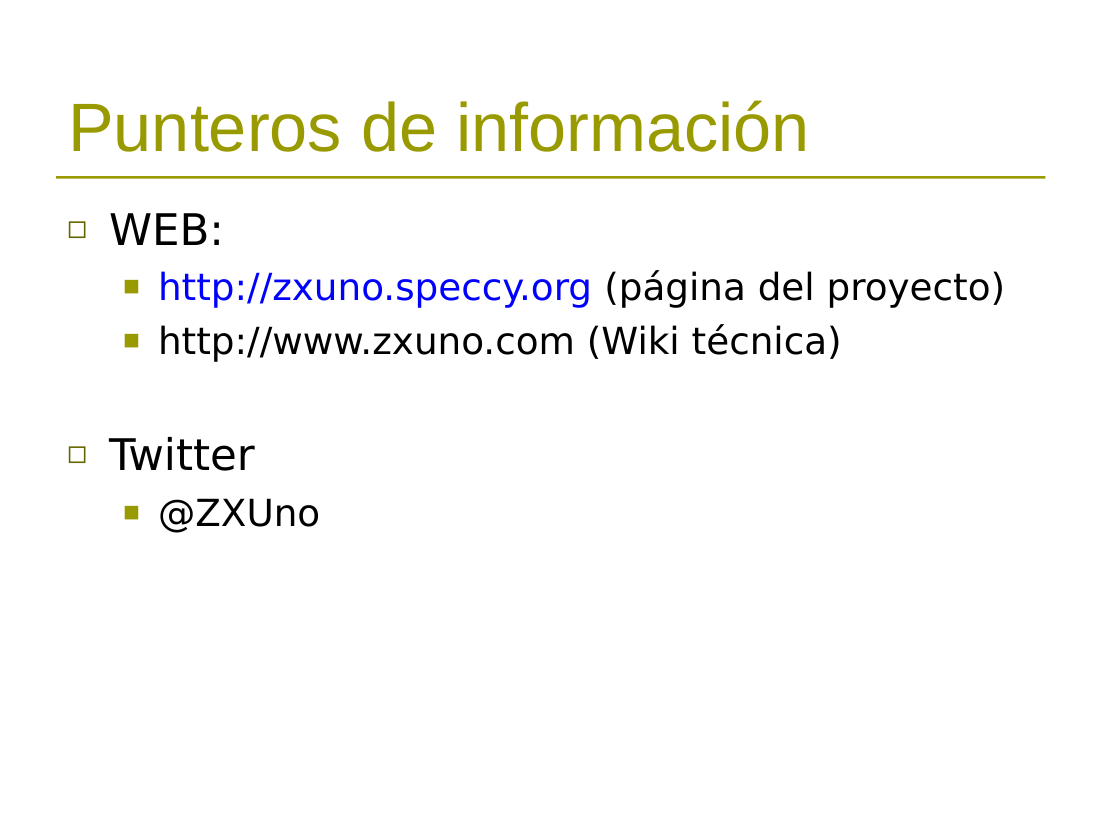
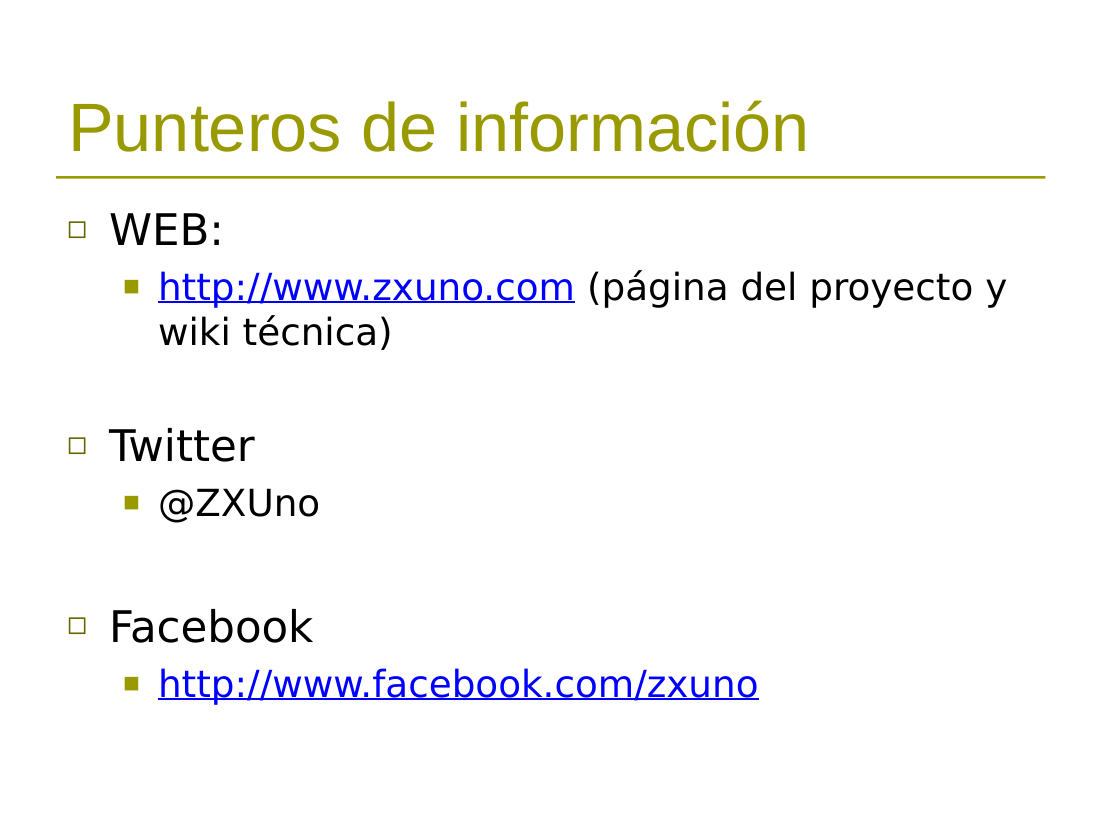
Before and after one commit to TimofonicJunkRoom/zxuno, a slide deck: slide 23 of varios/presentacion_zxuno_retrosevilla.ppt (slide 21 before the commit). Drawn at 1120x840 pixels with LibreOffice and Linux fonts; fonts in the diff are those of the drawing; background and template pictures are left out. Boxes give left, top, right and bottom in pixels: in the first picture for what was removed or moved away, otherwise in the second. Text is boxed around its words. In the diff, an @@ line names an element or a change of style, - is before the commit and + after.

```diff
--- a/varios/presentacion_zxuno_retrosevilla.ppt
+++ b/varios/presentacion_zxuno_retrosevilla.ppt
@@ text at [158, 270, 1007, 350]: text changed @@
-  ■ http://zxuno.speccy.org (página del proyecto)
-  ■ http://www.zxuno.com (Wiki técnica)
+  ■ http://www.zxuno.com (página del proyecto y wiki técnica)
@@ text at [109, 609, 759, 705]: paragraphs added @@
+◻ Facebook
+  ■ http://www.facebook.com/zxuno
```
Also in this commit, not shown: 5 other slides changed, 2 slides added, 1 other file.
